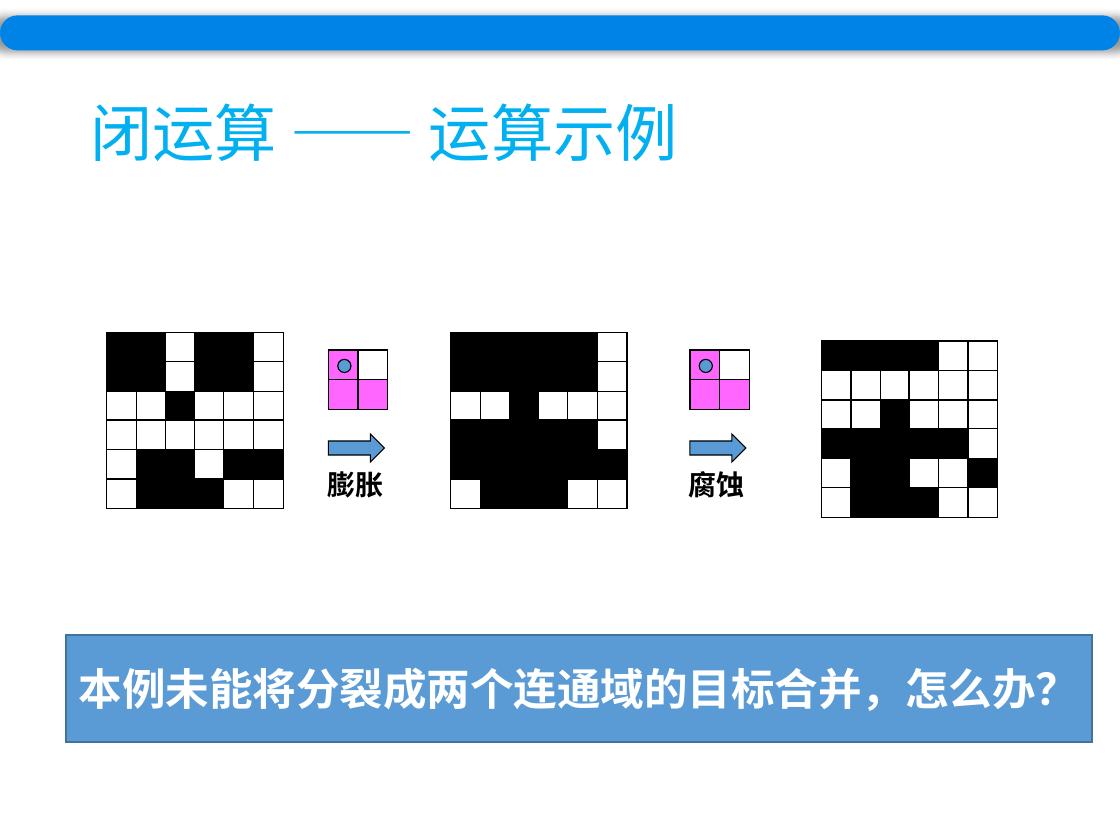
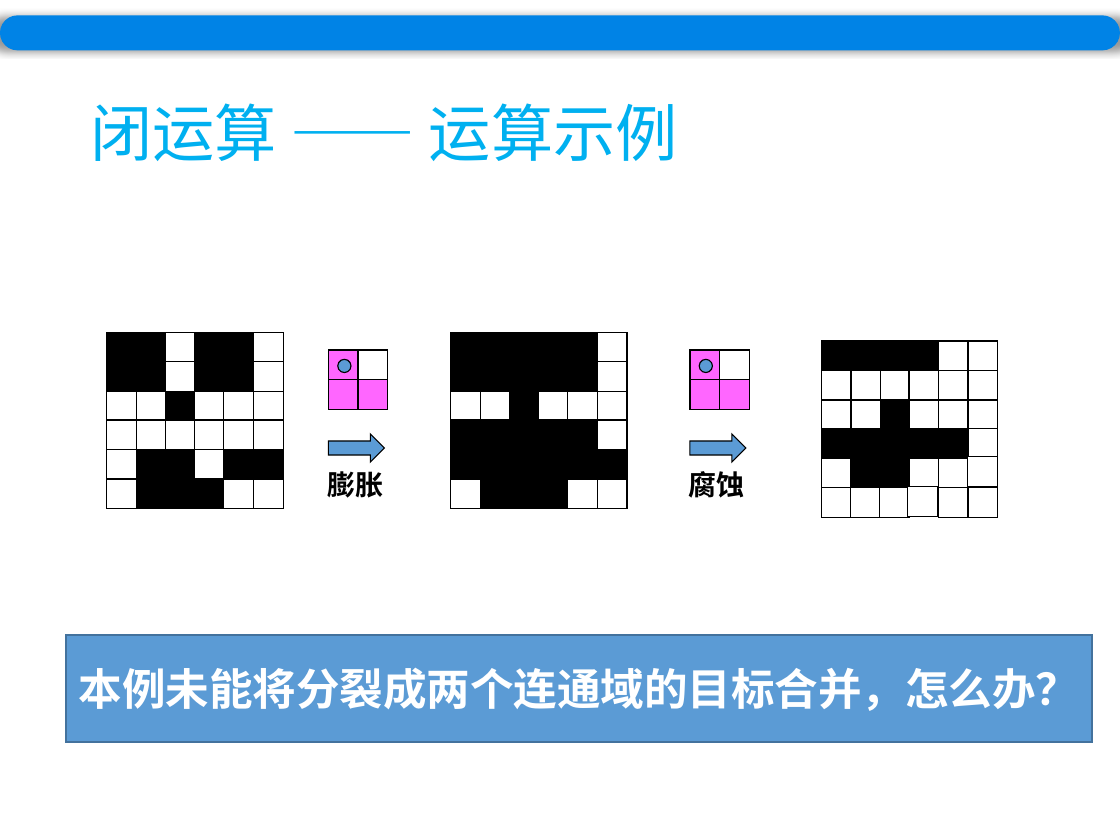
Before and after one commit to wuyirui/wuyirui.github.io, a slide deck: slide 38 of ppt/Chapter10.pptx. Drawn at 1120x840 pixels with LibreOffice and Linux fonts; fonts in the diff are those of the drawing. Boxes give left, top, right and bottom in pixels: in the first picture for what was removed or moved away, otherwise in the second. Text is boxed around its words. In the diff, an @@ line names an element or a change of style, - is before the commit and + after.

```diff
--- a/ppt/Chapter10.pptx
+++ b/ppt/Chapter10.pptx
@@ rectangle added at box(968, 457, 998, 487), fill #FFFFFF, outline #000000 0.75 pt @@
@@ fill #000000 to #FFFFFF in 3 elements at box(851, 488, 881, 519), box(907, 487, 937, 517), box(879, 488, 909, 519) @@
```
Also in this commit, not shown: 1 other slide changed, 2 other files.
